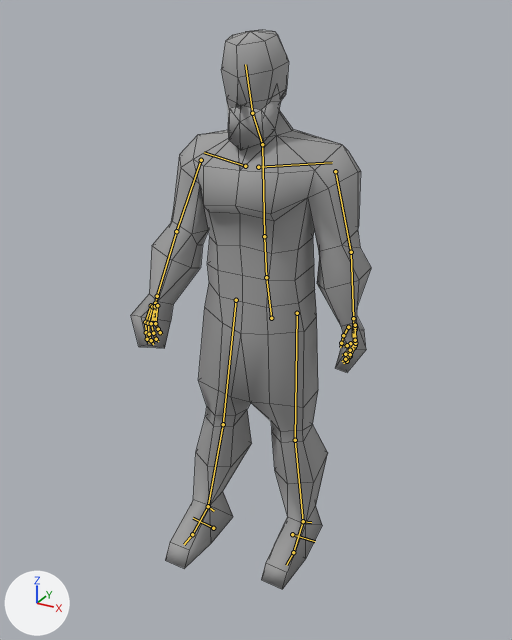
Before and after pictures for a commit that changed the Blender file public/app/assets/3D/stuff/peon.blend.
Both versions are drawn from a 50 mm lens placed at (4.32, -7.99, 7.85), pointed at (-0.03, -0.08, 3.89). Arrows for +X, +Y and +Z are at lower left; the lights stay in place. Both versions are drawn at frame 63 of the action 'standing'; the numbers are the values there. The bones that bend it are drawn over the model as lines. Mesh edges are drawn as thin lines.
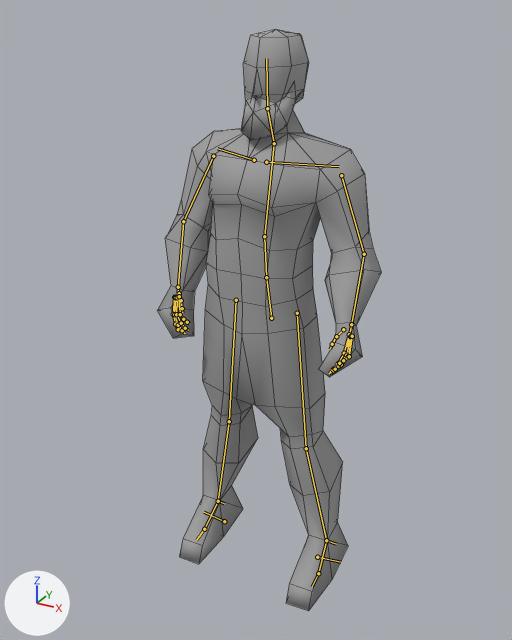
Where the change shows, as pixel boxes [x1, y1, x2, y2] in the pictures (512 x 640 px):
'Mesh.007', posed (7% narrower): before [131, 30, 371, 589]; after [158, 29, 381, 611]
bone 'ribs', root to tip: before (264, 236) to (262, 144); after (264, 236) to (274, 143)
bone 'upper_arm.L', root to tip: before (335, 171) to (351, 252); after (341, 175) to (364, 254)
bone 'forearm.L', root to tip: before (351, 252) to (353, 318); after (364, 254) to (351, 324)
bone 'upper_arm.R', root to tip: before (201, 160) to (176, 231); after (213, 156) to (183, 221)
bone 'forearm.R', root to tip: before (176, 231) to (157, 296); after (183, 221) to (178, 287)
bone 'thigh.L', root to tip: before (297, 313) to (295, 440); after (297, 313) to (306, 448)
bone 'shin.L', root to tip: before (295, 440) to (303, 521); after (306, 448) to (326, 540)
bone 'thigh.R', root to tip: before (236, 300) to (223, 424); after (236, 300) to (229, 421)

The edits, one by one:
Bone 'ribs' (bone_ribs) turns from (4, 2, 1) to (-6, -3, -2) degrees about its own x, y and z.
Bone 'upper_arm.L' (bone_upper_arm_l) turns from (1, 11, -22) to (-12, 5, -16) degrees about its own x, y and z.
Bone 'forearm.L' (bone_forearm_l) turns from (-18, -25, -2) to (23, -8, -4) degrees about its own x, y and z.
Bone 'upper_arm.R' (bone_upper_arm_r) turns from (16, -7, 16) to (4, -28, 11) degrees about its own x, y and z.
Bone 'forearm.R' (bone_forearm_r) turns from (-5, 18, 2) to (12, 20, 20) degrees about its own x, y and z.
Bone 'thigh.L' (bone_thigh_l) turns from (-1, -3, 9) to (-5, -2, 2) degrees about its own x, y and z.
Bone 'shin.L' (bone_shin_l) turns from (11, 1, -1) to (11, 1, -3) degrees about its own x, y and z.
Bone 'thigh.R' (bone_thigh_r) turns from (-5, 0, -4) to (-2, -2, -5) degrees about its own x, y and z.
